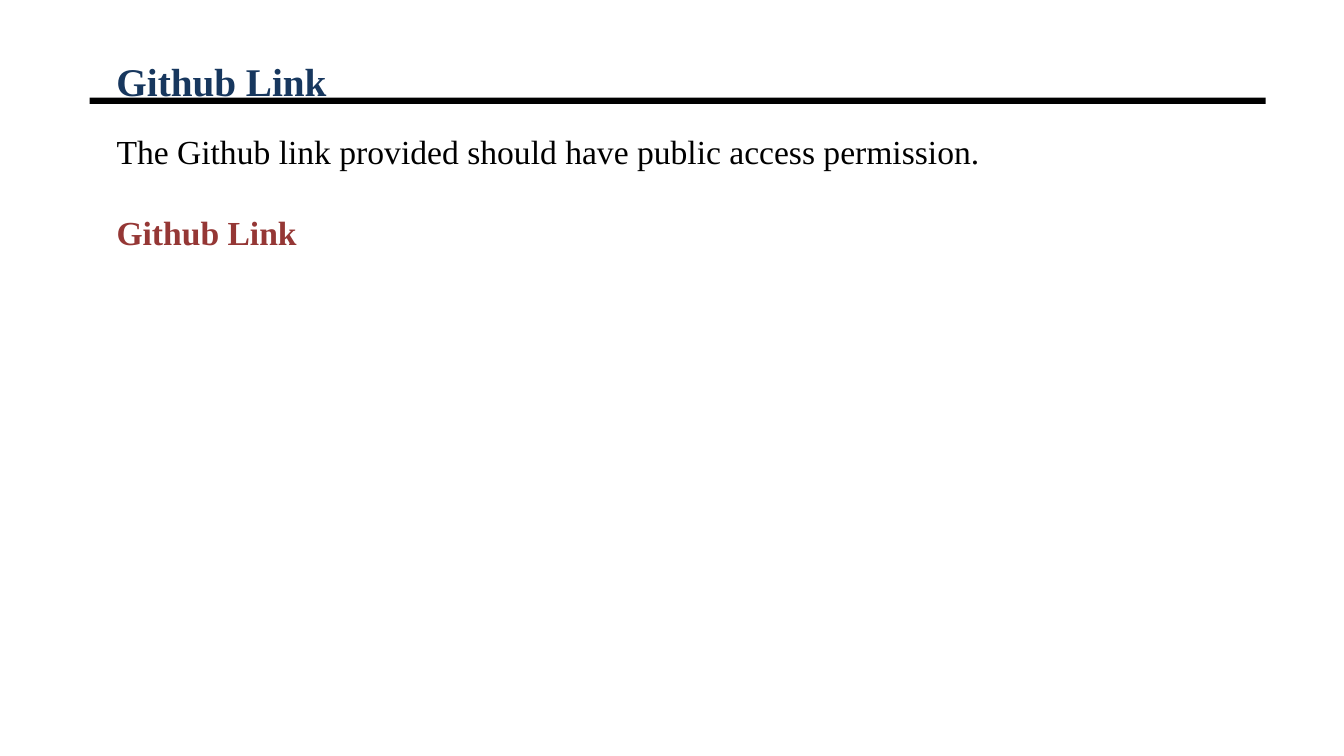
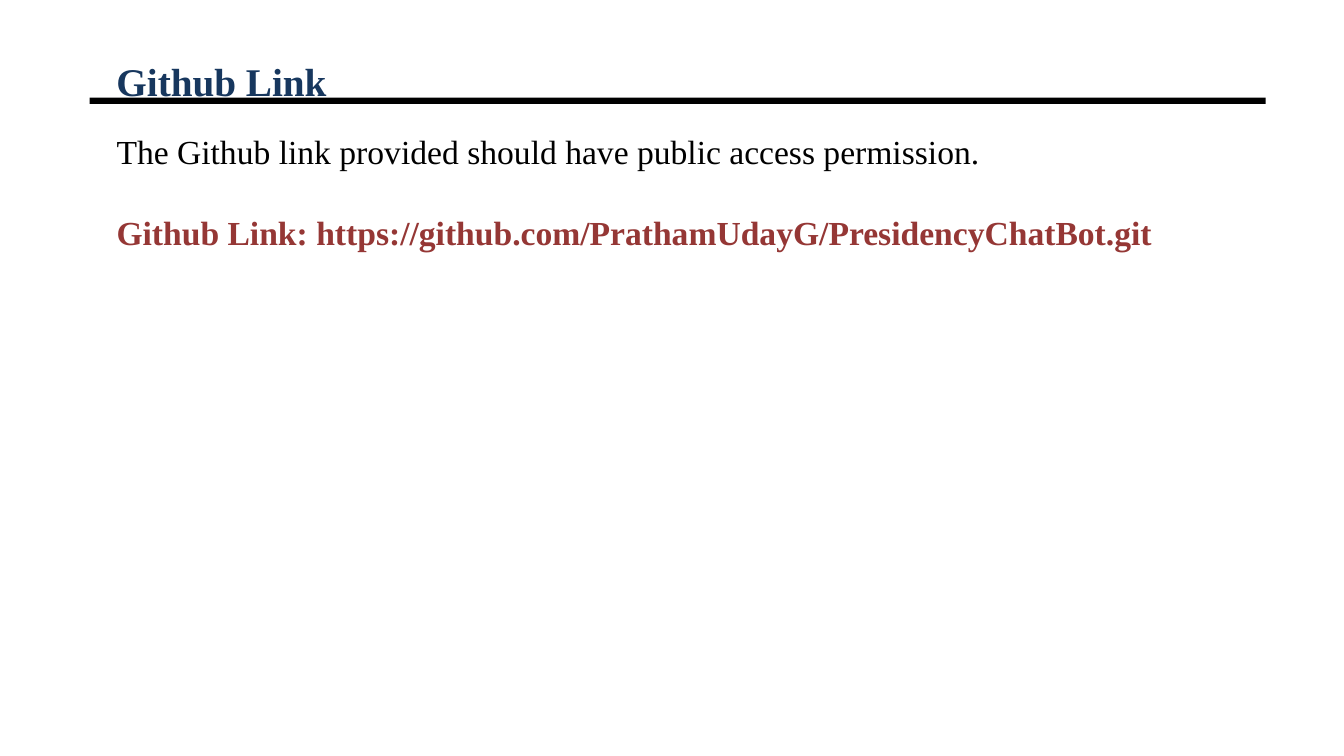
Before and after one commit to PrathamUdayG/PresidencyChatBot, a slide deck: slide 16 of PIP2001_Review-1_PPT_Template[2] (6).pptx (slide 14 before the commit). Drawn at 1344x756 pixels with LibreOffice and Linux fonts; fonts in the diff are those of the drawing; background and template pictures are left out. Boxes give left, top, right and bottom in pixels: in the first picture for what was removed or moved away, otherwise in the second. Text is boxed around its words. In the diff, an @@ line names an element or a change of style, - is before the commit and + after.

```diff
--- a/PIP2001_Review-1_PPT_Template[2] (6).pptx
+++ b/PIP2001_Review-1_PPT_Template[2] (6).pptx
@@ text at (117,221,1151,251): text changed @@
-Github Link
+Github Link: https://github.com/PrathamUdayG/PresidencyChatBot.git
```
Also in this commit, not shown: 2 slides added.
